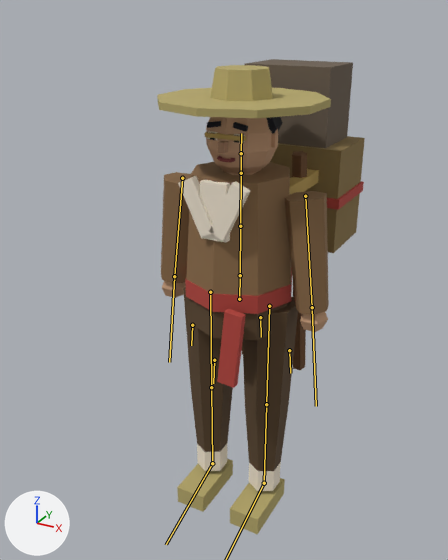
The glTF model assets3d/npcs/npc_N110a.glb as it was, and as the next commit left it.
Both versions are drawn from a camera (50 mm lens) standing at (1.005, -1.955, 1.994) and looking at (-0.094, 0.044, 0.995). Arrows for +X, +Y and +Z are at lower left; the lights stay in place. The older version comes first. The bones that change, and the others that lie on the model, are drawn over the model as lines.

The first picture shows 'npc_N110a_part0', 'npc_N110a_part1', 'npc_N110a_part11', 'npc_N110a_part12', 'npc_N110a_part13', 'npc_N110a_part14', 'npc_N110a_part15', 'npc_N110a_part2', 'npc_N110a_part3', 'npc_N110a_part4', 'npc_N110a_part5', 'npc_N110a_part6', 'npc_N110a_part7', 'npc_N110a_part8', 'npc_N110a_part9'.
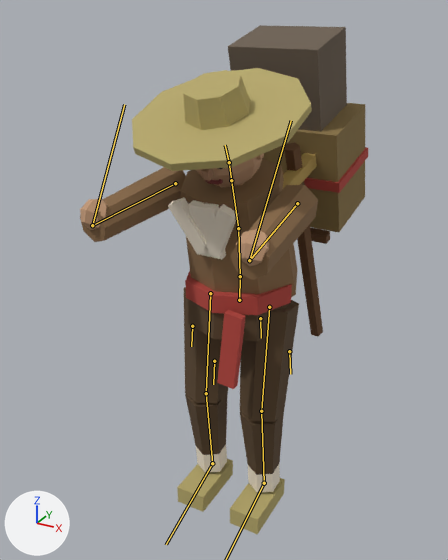
The newer file adds an action. The first version stands in its rest pose; the second is drawn at frame 2 of the action 'Weep'.

Changed parts and their boxes [x1, y1, x2, y2] in the pictures (448 x 560 px):
'npc_N110a_part4', posed: before [161, 162, 329, 315]; after [80, 158, 318, 297]
'npc_N110a_part11', posed (93% taller): before [157, 65, 331, 118]; after [132, 68, 312, 171]
'npc_N110a_part0', posed: before [183, 287, 298, 471]; after [184, 287, 299, 475]
'npc_N110a_part15', posed (10% wider, 20% taller): before [245, 59, 353, 148]; after [228, 25, 347, 132]
'npc_N110a_part14', posed (7% wider, 10% taller): before [270, 136, 365, 253]; after [263, 103, 365, 232]
'npc_N110a_part1', posed (9% wider, 10% shorter): before [178, 131, 281, 491]; after [168, 168, 280, 493]
'npc_N110a_part5', posed: before [162, 117, 328, 332]; after [80, 154, 269, 266]
'npc_N110a_part3', posed (17% taller): before [185, 181, 364, 388]; after [185, 147, 368, 389]
'npc_N110a_part13', posed: before [242, 151, 307, 370]; after [284, 142, 330, 336]
'npc_N110a_part12', posed: before [205, 132, 319, 194]; after [227, 153, 317, 188]
bone 'Spine', root to tip: before (240, 275) to (240, 226); after (240, 276) to (238, 228)
bone 'Chest', root to tip: before (240, 226) to (241, 173); after (238, 228) to (231, 180)
bone 'Head', root to tip: before (241, 153) to (241, 133); after (229, 162) to (225, 145)
bone 'UpperArm.L', root to tip: before (305, 196) to (312, 307); after (297, 203) to (249, 260)
bone 'Hand.L', root to tip: before (312, 307) to (316, 406); after (249, 260) to (291, 120)
bone 'UpperArm.R', root to tip: before (182, 178) to (174, 276); after (175, 183) to (92, 225)
bone 'Hand.R', root to tip: before (174, 276) to (169, 362); after (92, 225) to (124, 104)
bone 'UpperLeg.L', root to tip: before (269, 306) to (266, 404); after (269, 307) to (261, 411)
bone 'LowerLeg.L', root to tip: before (266, 404) to (264, 483); after (261, 411) to (264, 483)
bone 'UpperLeg.R', root to tip: before (210, 292) to (211, 387); after (210, 293) to (206, 393)
bone 'LowerLeg.R', root to tip: before (211, 387) to (212, 463); after (206, 393) to (212, 463)

Patch to the scene script:
```diff
--- a/assets3d/npcs/npc_N110a.glb.py
+++ b/assets3d/npcs/npc_N110a.glb.py
@@ bone_spine @@
 bone_spine = bpy.data.objects['Armature'].pose.bones['Spine']  # child of 'Hips'
-bone_spine.rotation_quaternion = (1.0, 0.0, 0.0, 0.0)  # degrees (0, 0, 0)
+bone_spine.rotation_quaternion = (0.999, 0.041, -0.003, 0.0)  # degrees (5, 0, 0)
@@ bone_chest @@
 bone_chest = bpy.data.objects['Armature'].pose.bones['Chest']  # child of 'Spine'
-bone_chest.rotation_quaternion = (1.0, 0.0, 0.0, 0.0)  # degrees (0, 0, 0)
+bone_chest.rotation_quaternion = (0.996, 0.089, -0.017, 0.002)  # degrees (10, -2, 0)
@@ bone_head @@
 bone_head = bpy.data.objects['Armature'].pose.bones['Head']  # child of 'Neck'
-bone_head.rotation_quaternion = (1.0, 0.0, 0.0, 0.0)  # degrees (0, 0, 0)
+bone_head.rotation_quaternion = (0.998, 0.065, 0.007, 0.0)  # degrees (7, 1, 0)
@@ bone_upperarm_l @@
 bone_upperarm_l = bpy.data.objects['Armature'].pose.bones['UpperArm.L']  # child of 'Chest'
-bone_upperarm_l.rotation_quaternion = (1.0, 0.0, 0.0, 0.0)  # degrees (0, 0, 0)
+bone_upperarm_l.rotation_quaternion = (-0.663, 0.736, 0.051, 0.124)  # degrees (-95, -14, -5)
@@ bone_hand_l @@
 bone_hand_l = bpy.data.objects['Armature'].pose.bones['Hand.L']  # child of 'UpperArm.L'
-bone_hand_l.rotation_quaternion = (1.0, 0.0, 0.0, 0.0)  # degrees (0, 0, 0)
+bone_hand_l.rotation_quaternion = (0.431, -0.894, -0.09, -0.089)  # degrees (-129, -14, 5)
@@ bone_upperarm_r @@
 bone_upperarm_r = bpy.data.objects['Armature'].pose.bones['UpperArm.R']  # child of 'Chest'
-bone_upperarm_r.rotation_quaternion = (1.0, 0.0, 0.0, 0.0)  # degrees (0, 0, 0)
+bone_upperarm_r.rotation_quaternion = (-0.663, 0.736, -0.051, -0.124)  # degrees (-95, 14, 5)
@@ bone_hand_r @@
 bone_hand_r = bpy.data.objects['Armature'].pose.bones['Hand.R']  # child of 'UpperArm.R'
-bone_hand_r.rotation_quaternion = (1.0, 0.0, 0.0, 0.0)  # degrees (0, 0, 0)
+bone_hand_r.rotation_quaternion = (0.431, -0.894, 0.09, 0.089)  # degrees (-129, 14, -5)
@@ bone_upperleg_l @@
 bone_upperleg_l = bpy.data.objects['Armature'].pose.bones['UpperLeg.L']  # child of 'Hips'
-bone_upperleg_l.rotation_quaternion = (1.0, 0.0, 0.0, 0.0)  # degrees (0, 0, 0)
+bone_upperleg_l.rotation_quaternion = (0.999, -0.052, 0.0, 0.0)  # degrees (-6, 0, 0)
@@ bone_lowerleg_l @@
 bone_lowerleg_l = bpy.data.objects['Armature'].pose.bones['LowerLeg.L']  # child of 'UpperLeg.L'
-bone_lowerleg_l.rotation_quaternion = (1.0, 0.0, 0.0, 0.0)  # degrees (0, 0, 0)
+bone_lowerleg_l.rotation_quaternion = (0.994, 0.108, 0.0, 0.0)  # degrees (12, 0, 0)
@@ bone_foot_l @@
 bone_foot_l = bpy.data.objects['Armature'].pose.bones['Foot.L']  # child of 'LowerLeg.L'
-bone_foot_l.rotation_quaternion = (1.0, 0.0, 0.0, 0.0)  # degrees (0, 0, 0)
+bone_foot_l.rotation_quaternion = (0.998, -0.057, 0.0, 0.0)  # degrees (-7, 0, 0)
@@ bone_upperleg_r @@
 bone_upperleg_r = bpy.data.objects['Armature'].pose.bones['UpperLeg.R']  # child of 'Hips'
-bone_upperleg_r.rotation_quaternion = (1.0, 0.0, 0.0, 0.0)  # degrees (0, 0, 0)
+bone_upperleg_r.rotation_quaternion = (0.999, -0.052, 0.0, 0.0)  # degrees (-6, 0, 0)
@@ bone_lowerleg_r @@
 bone_lowerleg_r = bpy.data.objects['Armature'].pose.bones['LowerLeg.R']  # child of 'UpperLeg.R'
-bone_lowerleg_r.rotation_quaternion = (1.0, 0.0, 0.0, 0.0)  # degrees (0, 0, 0)
+bone_lowerleg_r.rotation_quaternion = (0.994, 0.108, 0.0, 0.0)  # degrees (12, 0, 0)
@@ bone_foot_r @@
 bone_foot_r = bpy.data.objects['Armature'].pose.bones['Foot.R']  # child of 'LowerLeg.R'
-bone_foot_r.rotation_quaternion = (1.0, 0.0, 0.0, 0.0)  # degrees (0, 0, 0)
+bone_foot_r.rotation_quaternion = (0.998, -0.057, 0.0, 0.0)  # degrees (-7, 0, 0)
```
